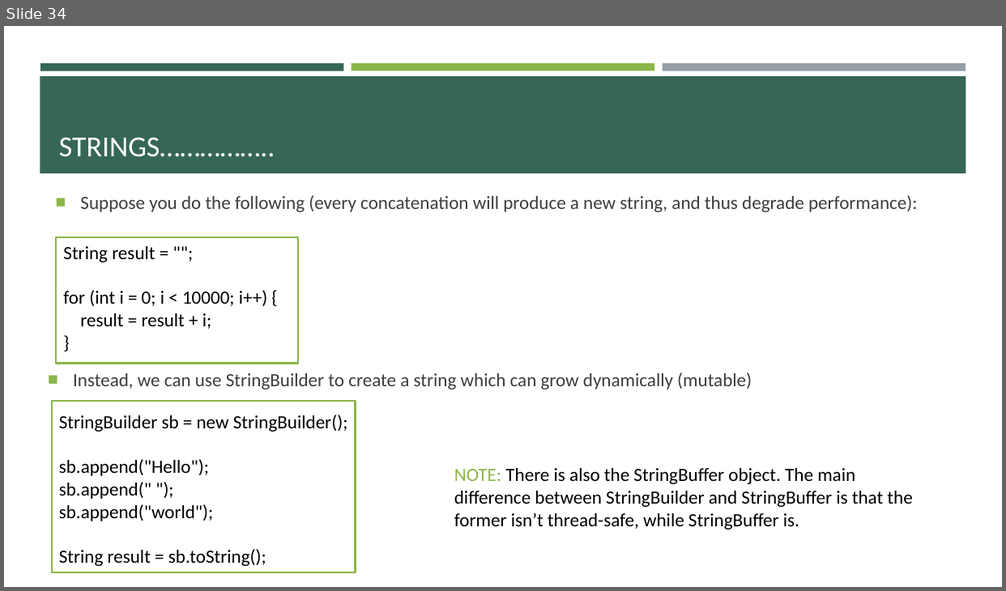
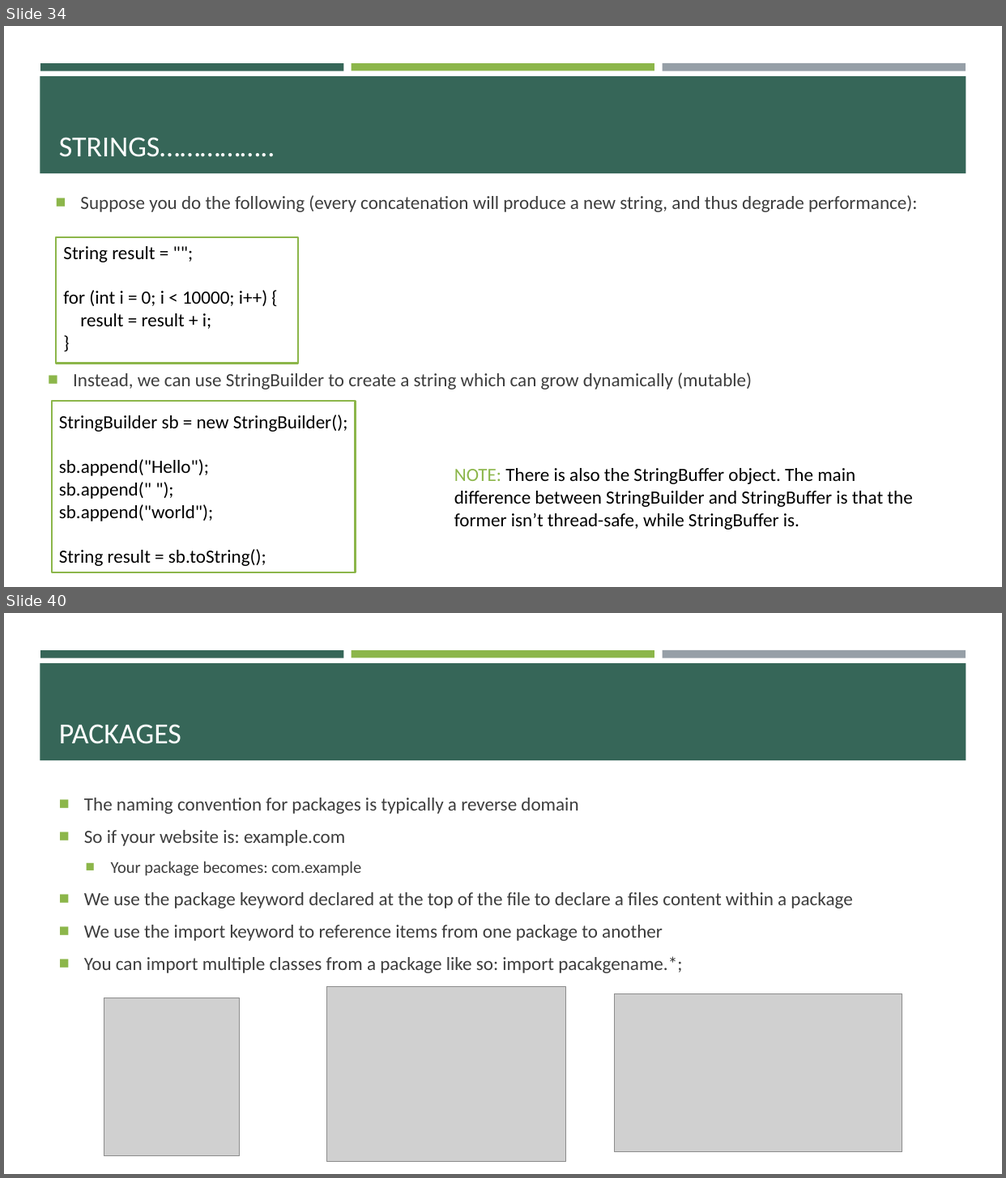
Before and after one commit to e-m-wilson/java-fs, a slide deck: Week_2/Core_Java.pptx. Shown one above the other, each under a label of ours: slide 34 before the commit, slides 34 and 40 after it; the slides between them are not shown. The pictures are 1006x591 and 1006x1178 pixels, drawn with LibreOffice and Linux fonts; fonts in the diff are those of the drawing; grey boxes stand for pictures. Boxes give left, top, right and bottom in pixels: in the first picture for what was removed or moved away, otherwise in the second. Text is boxed around its words. In the diff, an @@ line names an element or a change of style, - is before the commit and + after.

```diff
--- a/Week_2/Core_Java.pptx
+++ b/Week_2/Core_Java.pptx
@@ slide 40 added at (4,613,1002,1174), background #FFFFFF; not listed: 4 template elements that a slide beside it also shows @@
@@ title added at (59,724,181,744), 28 pt, text #FFFFFF @@
+PACKAGES
@@ text added at (84,798,852,973), 18 pt, text #3D3D3D @@
+■ The naming convention for packages is typically a reverse domain
+■ So if your website is: example.com
+  ■ Your package becomes: com.example
+■ We use the package keyword declared at the top of the file to declare a files content within a package
+■ We use the import keyword to reference items from one package to another
+■ You can import multiple classes from a package like so: import pacakgename.*;
@@ picture added at (104,999,239,1157) @@
@@ picture added at (326,987,565,1161) @@
@@ picture added at (615,994,902,1152) @@
```
Also in this commit, not shown: 12 other slides added, 6 other files.
